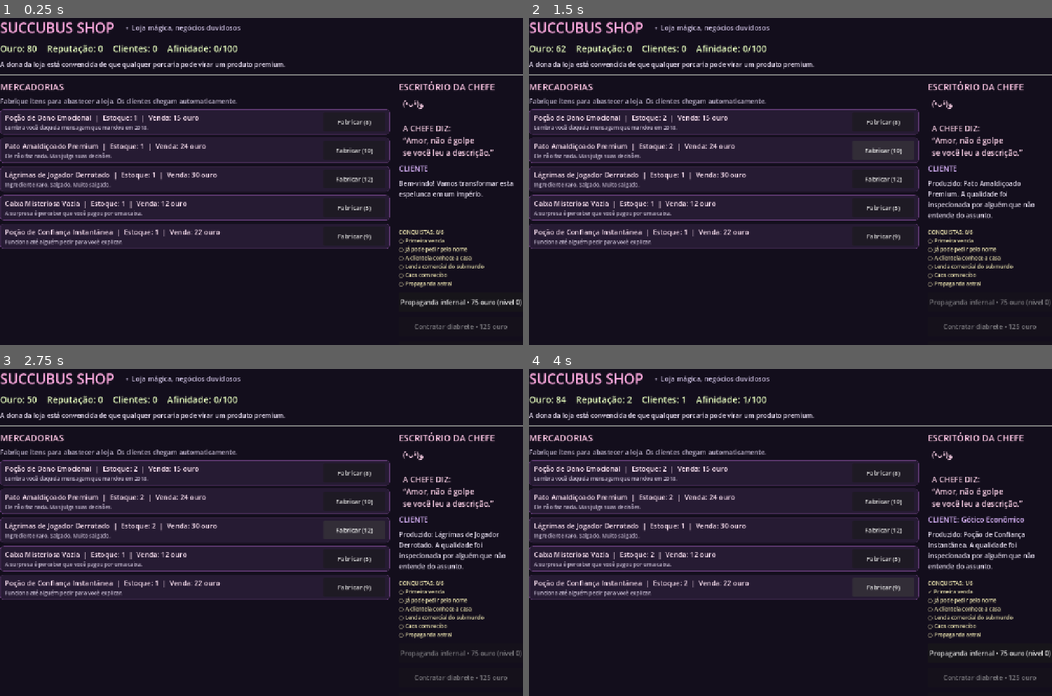
Above: before the commit, frames 1-4 (two rows, left to right).
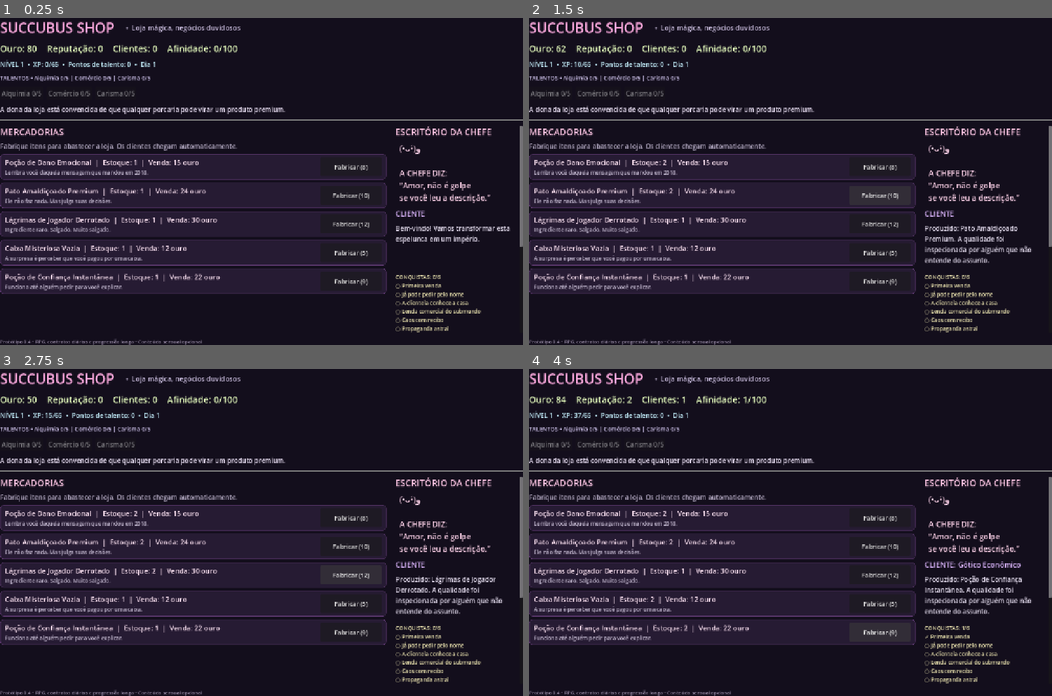
Above: after the commit, the same moments.

Repository: GMGuimaraes/succubus-shop
Game: Godot game, scene res://main.tscn
Same seed, same stepped clock (60 frames per second), same inputs: the game is played once before the commit and once after it.
Inputs:
- Up to frame 1 (0.25 s): no input
- Up to frame 2 (1.5 s): click "Fabricar (8)" at 0.5 s; click "Fabricar (10)" at 1.25 s
- Up to frame 3 (2.75 s): click "Fabricar (12)" at 2 s
- Up to frame 4 (4 s): click "Fabricar (5)" at 2.75 s; click "Fabricar (9)" at 3.5 s

The runs differ from the first frame. In frame 1, 17% of the frame differs, in the area x 0-100%, y 12-100%; in frame 2, 18%; in frame 3, 18%; in frame 4, 18%.

Commit message:
Add RPG levels, talents, and daily contracts

Diff:
--- a/main.gd
+++ b/main.gd
@@ -13,6 +13,22 @@
 var ticks: int = 0
 var rare_events_found: int = 0
 var unlocked_achievements: Array[String] = []
+var player_level: int = 1
+var player_xp: int = 0
+var skill_points: int = 0
+var shop_day: int = 1
+var daily_quest_index: int = 0
+var daily_quest_progress: int = 0
+var daily_quest_claimed: bool = false
+var daily_gold_earned: int = 0
+var daily_crafts: int = 0
+var alchemy_rank: int = 0
+var trade_rank: int = 0
+var charm_rank: int = 0
+var talent_label: Label
+var alchemy_button: Button
+var trade_button: Button
+var charm_button: Button
 var last_event: String = "Bem-vindo! Vamos transformar esta espelunca em um império."
 
 var products: Array = [
@@ -30,6 +46,9 @@
 var status_label: Label
 var event_label: Label
 var achievement_label: Label
+var progression_label: Label
+var quest_label: Label
+var quest_button: Button
 var products_box: VBoxContainer
 var craft_buttons: Array = []
 var product_labels: Array = []
@@ -92,6 +111,30 @@
 	stats.add_child(customers_label)
 	affection_label = _make_stat_label("Afinidade: 0/10")
 	stats.add_child(affection_label)
+
+	progression_label = Label.new()
+	progression_label.autowrap_mode = TextServer.AUTOWRAP_WORD_SMART
+	progression_label.add_theme_font_size_override("font_size", 16)
+	progression_label.add_theme_color_override("font_color", Color(0.78, 0.95, 1.0))
+	root.add_child(progression_label)
+
+	talent_label = Label.new()
+	talent_label.add_theme_font_size_override("font_size", 14)
+	talent_label.add_theme_color_override("font_color", Color(0.88, 0.83, 1.0))
+	root.add_child(talent_label)
+
+	var talent_row := HBoxContainer.new()
+	talent_row.add_theme_constant_override("separation", 8)
+	root.add_child(talent_row)
+	alchemy_button = Button.new()
+	alchemy_button.pressed.connect(_buy_talent.bind("alchemy"))
+	talent_row.add_child(alchemy_button)
+	trade_button = Button.new()
+	trade_button.pressed.connect(_buy_talent.bind("trade"))
+	talent_row.add_child(trade_button)
+	charm_button = Button.new()
+	charm_button.pressed.connect(_buy_talent.bind("charm"))
+	talent_row.add_child(charm_button)
 
 	var intro := Label.new()
 	intro.text = "A dona da loja está convencida de que qualquer porcaria pode virar um produto premium."
@@ -173,11 +216,16 @@
 		row.add_child(craft)
 		craft_buttons.append(craft)
 
+	var right_scroll := ScrollContainer.new()
+	right_scroll.custom_minimum_size.x = 300
+	right_scroll.size_flags_vertical = Control.SIZE_EXPAND_FILL
+	right_scroll.horizontal_scroll_mode = ScrollContainer.SCROLL_MODE_DISABLED
+	body.add_child(right_scroll)
+
 	var right := VBoxContainer.new()
-	right.custom_minimum_size.x = 300
-	right.size_flags_vertical = Control.SIZE_EXPAND_FILL
+	right.size_flags_horizontal = Control.SIZE_EXPAND_FILL
 	right.add_theme_constant_override("separation", 12)
-	body.add_child(right)
+	right_scroll.add_child(right)
 
 	var shop_title := Label.new()
 	shop_title.text = "ESCRITÓRIO DA CHEFE"
@@ -212,6 +260,18 @@
 	achievement_label.add_theme_font_size_override("font_size", 13)
 	right.add_child(achievement_label)
 
+	quest_label = Label.new()
+	quest_label.custom_minimum_size = Vector2(280, 78)
+	quest_label.autowrap_mode = TextServer.AUTOWRAP_WORD_SMART
+	quest_label.add_theme_color_override("font_color", Color(0.78, 0.95, 1.0))
+	right.add_child(quest_label)
+
+	quest_button = Button.new()
+	quest_button.custom_minimum_size.y = 42
+	quest_button.text = "Resgatar contrato"
+	quest_button.pressed.connect(_claim_daily_quest)
+	right.add_child(quest_button)
+
 	upgrade_button = Button.new()
 	upgrade_button.custom_minimum_size.y = 48
 	upgrade_button.text = "Comprar propaganda infernal"
@@ -236,7 +296,7 @@
 	right.add_child(adult_toggle_button)
 
 	var footer := Label.new()
-	footer.text = "Protótipo 0.3 • Clientes especiais e eventos raros • Conteúdo sensual opcional"
+	footer.text = "Protótipo 0.4 • RPG, contratos diários e progressão longa • Conteúdo sensual opcional"
 	footer.add_theme_font_size_override("font_size", 12)
 	footer.add_theme_color_override("font_color", Color(0.62, 0.57, 0.68))
 	root.add_child(footer)
@@ -250,13 +310,16 @@
 
 func _craft_product(index: int) -> void:
 	var item: Dictionary = products[index]
-	var cost: int = int(item["cost"])
+	var cost: int = maxi(1, int(round(float(item["cost"]) * (1.0 - 0.05 * alchemy_rank))))
 	if gold < cost:
 		last_event = "A caixa registradora está tão vazia que até o eco pediu demissão. Falta ouro."
 		_refresh_ui()
 		return
 	gold -= cost
 	item["stock"] = int(item["stock"]) + 1
+	daily_crafts += 1
+	_add_xp(5)
+	_progress_daily_quest("craft", 1)
 	last_event = "Produzido: %s. A qualidade foi inspecionada por alguém que não entende do assunto." % item["name"]
 	_save_game()
 	_refresh_ui()
@@ -291,6 +354,14 @@
 
 func _on_customer_tick() -> void:
 	ticks += 1
+	if ticks % 20 == 0:
+		shop_day += 1
+		daily_quest_index = (daily_quest_index + 1) % 4
+		daily_quest_progress = 0
+		daily_quest_claimed = false
+		daily_gold_earned = 0
+		daily_crafts = 0
+		last_event = "Dia %d começou! Um novo contrato está disponível; o anterior expirou." % shop_day
 	if imp_hired and ticks % 3 == 0:
 		products[0]["stock"] = int(products[0]["stock"]) + 1
 		last_event = "Seu diabrete fabricou uma poção. Ele perguntou se isso conta como experiência profissional."
@@ -298,6 +369,8 @@
 	# Eventos raros podem acontecer mesmo quando a loja está sem estoque.
 	if randi() % 100 < 7:
 		_trigger_random_event()
+		_add_xp(20)
+		_progress_daily_quest("rare", 1)
 		_check_achievements()
 		_save_game()
 		_refresh_ui()
@@ -329,7 +402,7 @@
 
 		var item: Dictionary = products[chosen_index]
 		item["stock"] = int(item["stock"]) - 1
-		var price_multiplier: float = 1.0 + 0.20 * ad_level
+		var price_multiplier: float = (1.0 + 0.20 * ad_level) * (1.0 + 0.08 * trade_rank)
 		var preference_bonus := 0
 		if preferred_index == chosen_index:
 			preference_bonus = maxi(2, int(round(float(item["price"]) * 0.25)))
@@ -344,7 +417,11 @@
 		gold += sale_price
 		reputation += 1
 		customers_served += 1
-		affection = mini(100, affection + 1)
+		daily_gold_earned += sale_price
+		_add_xp(12)
+		_progress_daily_quest("customers", 1)
+		_progress_daily_quest("gold", sale_price)
+		affection = mini(100, affection + 1 + charm_rank)
 		status_label.text = "CLIENTE: %s" % profile["name"]
 
 		if adult_content_enabled and affection >= 10 and affection % 10 == 0:
@@ -410,12 +487,37 @@
 	customers_label.text = "Clientes: %d" % customers_served
 	affection_label.text = "Afinidade: %d/100" % affection
 	event_label.text = last_event
+	if is_instance_valid(progression_label):
+		progression_label.text = "NÍVEL %d  •  XP: %d/%d  •  Pontos de talento: %d  •  Dia %d" % [player_level, player_xp, _xp_required(), skill_points, shop_day]
+	if is_instance_valid(talent_label):
+		talent_label.text = "TALENTOS • Alquimia %d/5 | Comércio %d/5 | Carisma %d/5" % [alchemy_rank, trade_rank, charm_rank]
+	for talent_button in [alchemy_button, trade_button, charm_button]:
+		if is_instance_valid(talent_button):
+			talent_button.disabled = skill_points <= 0
+	if is_instance_valid(alchemy_button):
+		alchemy_button.text = "Alquimia %d/5" % alchemy_rank
+		alchemy_button.disabled = skill_points <= 0 or alchemy_rank >= 5
+	if is_instance_valid(trade_button):
+		trade_button.text = "Comércio %d/5" % trade_rank
+		trade_button.disabled = skill_points <= 0 or trade_rank >= 5
+	if is_instance_valid(charm_button):
+		charm_button.text = "Carisma %d/5" % charm_rank
+		charm_button.disabled = skill_points <= 0 or charm_rank >= 5
+	if is_instance_valid(quest_label):
+		var quest := _get_daily_quest()
+		var target: int = int(quest["target"])
+		var progress_text := "%d/%d" % [mini(daily_quest_progress, target), target]
+		quest_label.text = "CONTRATO DO DIA\n%s\nProgresso: %s%s" % [quest["name"], progress_text, "\nConcluído! Resgate a recompensa." if daily_quest_progress >= target and not daily_quest_claimed else "\nRecompensa resgatada." if daily_quest_claimed else ""]
+	if is_instance_valid(quest_button):
+		var quest_ready: bool = daily_quest_progress >= int(_get_daily_quest()["target"]) and not daily_quest_claimed
+		quest_button.disabled = not quest_ready
+		quest_button.text = "Resgatar contrato" if quest_ready else "Contrato resgatado ✓" if daily_quest_claimed else "Contrato em andamento"
 	if is_instance_valid(achievement_label):
 		achievement_label.text = _get_achievement_summary()
 	for i in range(products.size()):
 		var item: Dictionary = products[i]
 		product_labels[i].text = "%s  |  Estoque: %d  |  Venda: %d ouro" % [item["name"], item["stock"], item["price"]]
-		craft_buttons[i].text = "Fabricar (%d)" % item["cost"]
+		craft_buttons[i].text = "Fabricar (%d)" % maxi(1, int(round(float(item["cost"]) * (1.0 - 0.05 * alchemy_rank))))
 		craft_buttons[i].disabled = gold < int(item["cost"])
 	var ad_cost := 75 + ad_level * 60
 	upgrade_button.text = "Propaganda infernal • %d ouro (nível %d)" % [ad_cost, ad_level]
@@ -442,6 +544,18 @@
 	config.set_value("game", "imp_hired", imp_hired)
 	config.set_value("game", "rare_events_found", rare_events_found)
 	config.set_value("game", "unlocked_achievements", unlocked_achievements)
+	config.set_value("game", "player_level", player_level)
+	config.set_value("game", "player_xp", player_xp)
+	config.set_value("game", "skill_points", skill_points)
+	config.set_value("game", "shop_day", shop_day)
+	config.set_value("game", "daily_quest_index", daily_quest_index)
+	config.set_value("game", "daily_quest_progress", daily_quest_progress)
+	config.set_value("game", "daily_quest_claimed", daily_quest_claimed)
+	config.set_value("game", "daily_gold_earned", daily_gold_earned)
+	config.set_value("game", "daily_crafts", daily_crafts)
+	config.set_value("game", "alchemy_rank", alchemy_rank)
+	config.set_value("game", "trade_rank", trade_rank)
+	config.set_value("game", "charm_rank", charm_rank)
 	config.set_value("game", "products", products)
 	config.save(SAVE_PATH)
 
@@ -458,6 +572,18 @@
 	ad_level = int(config.get_value("game", "ad_level", ad_level))
 	imp_hired = bool(config.get_value("game", "imp_hired", imp_hired))
 	rare_events_found = int(config.get_value("game", "rare_events_found", rare_events_found))
+	player_level = int(config.get_value("game", "player_level", player_level))
+	player_xp = int(config.get_value("game", "player_xp", player_xp))
+	skill_points = int(config.get_value("game", "skill_points", skill_points))
+	shop_day = int(config.get_value("game", "shop_day", shop_day))
+	daily_quest_index = int(config.get_value("game", "daily_quest_index", daily_quest_index))
+	daily_quest_progress = int(config.get_value("game", "daily_quest_progress", daily_quest_progress))
+	daily_quest_claimed = bool(config.get_value("game", "daily_quest_claimed", daily_quest_claimed))
+	daily_gold_earned = int(config.get_value("game", "daily_gold_earned", daily_gold_earned))
+	daily_crafts = int(config.get_value("game", "daily_crafts", daily_crafts))
+	alchemy_rank = int(config.get_value("game", "alchemy_rank", alchemy_rank))
+	trade_rank = int(config.get_value("game", "trade_rank", trade_rank))
+	charm_rank = int(config.get_value("game", "charm_rank", charm_rank))
 	var saved_achievements = config.get_value("game", "unlocked_achievements", [])
 	if saved_achievements is Array:
 		unlocked_achievements.clear()
@@ -468,6 +594,80 @@
 		products = saved_products
 
 
+
+
+
+func _buy_talent(kind: String) -> void:
+	if skill_points <= 0:
+		last_event = "Você ainda não tem pontos de talento. Suba de nível para ganhar mais."
+		_refresh_ui()
+		return
+	match kind:
+		"alchemy":
+			if alchemy_rank >= 5:
+				return
+			alchemy_rank += 1
+			last_event = "Talento Alquimia melhorado! Fabricar mercadorias fica 5% mais barato por nível."
+		"trade":
+			if trade_rank >= 5:
+				return
+			trade_rank += 1
+			last_event = "Talento Comércio melhorado! O valor das vendas aumenta 8% por nível."
+		"charm":
+			if charm_rank >= 5:
+				return
+			charm_rank += 1
+			last_event = "Talento Carisma melhorado! Cada venda aumenta mais sua afinidade com a chefe."
+
+	skill_points -= 1
+	_save_game()
+	_refresh_ui()
+
+func _xp_required() -> int:
+	return 40 + player_level * 25
+
+func _add_xp(amount: int) -> void:
+	player_xp += amount
+	var levels_gained := 0
+	while player_xp >= _xp_required():
+		player_xp -= _xp_required()
+		player_level += 1
+		skill_points += 1
+		gold += 20 + player_level * 5
+		reputation += 2
+		levels_gained += 1
+	if levels_gained > 0:
+		last_event = "SUBIU DE NÍVEL! Nível %d: +%d ponto(s) de talento, ouro e reputação. Novas oportunidades de negócio aguardam." % [player_level, levels_gained]
+
+func _get_daily_quest() -> Dictionary:
+	var quests: Array[Dictionary] = [
+		{"name": "Atenda 5 clientes hoje", "type": "customers", "target": 5, "gold": 45, "xp": 25},
+		{"name": "Fature 100 de ouro hoje", "type": "gold", "target": 100, "gold": 55, "xp": 30},
+		{"name": "Fabrique 3 produtos hoje", "type": "craft", "target": 3, "gold": 40, "xp": 35},
+		{"name": "Encontre 1 evento raro hoje", "type": "rare", "target": 1, "gold": 65, "xp": 40}
+	]
+	return quests[posmod(daily_quest_index, quests.size())]
+
+func _progress_daily_quest(kind: String, amount: int) -> void:
+	if daily_quest_claimed:
+		return
+	var quest := _get_daily_quest()
+	if str(quest["type"]) == kind:
+		daily_quest_progress += amount
+
+func _claim_daily_quest() -> void:
+	var quest := _get_daily_quest()
+	if daily_quest_claimed or daily_quest_progress < int(quest["target"]):
+		return
+	daily_quest_claimed = true
+	var gold_reward: int = int(quest["gold"]) + shop_day * 3
+	var xp_reward: int = int(quest["xp"]) + shop_day
+	gold += gold_reward
+	reputation += 3
+	_add_xp(xp_reward)
+	last_event = "Contrato concluído: %s. Recompensa: %d ouro, %d XP e 3 de reputação." % [quest["name"], gold_reward, xp_reward]
+	_save_game()
+	_refresh_ui()
 
 func _check_achievements() -> void:
 	var definitions: Array[Dictionary] = [
